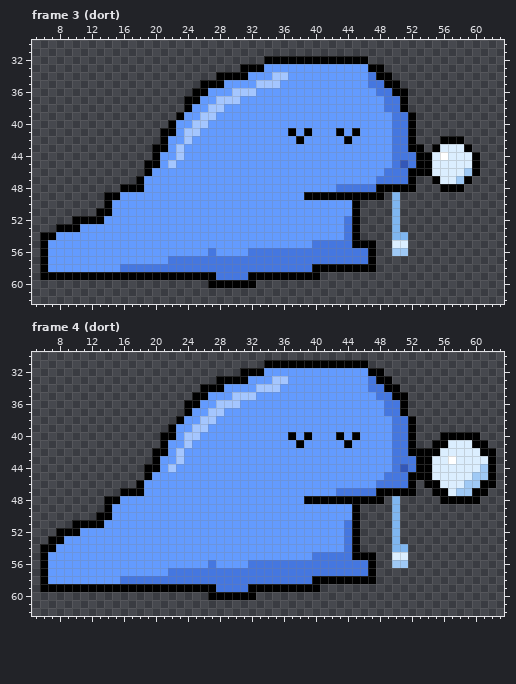
A pixel-art file gets an edit: animations/dort/dort.aseprite. The picture above is the old version.
64x64 pixels, 8 frames. Shown: frame 3 (dort): x 5..63, y 30..62; frame 4 (dort): x 5..63, y 30..62. The commit also changed other frames, which this record leaves out.
The same view after the edit:
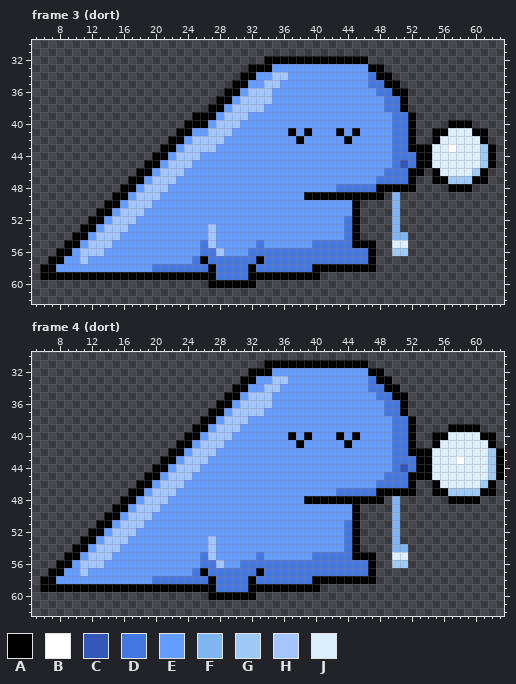
Palette (. is transparent): A #000000  B #ffffff  C #3357b8  D #4577e0  E #639bff  F #7fb6f0  G #9fc9f5  H #a4c6ff  J #dbeeff
Change:
Frame 3 (dort):
y 33: x 31 A -> .; x 34 E -> A
y 34: x 28..30 AAA -> ...; x 32 E -> A
y 35: x 26..31 AAAEEE -> ....AA; x 33 H -> E
y 36: x 25..31 AAEEEHH -> ....AAE; x 33..34 EE -> HH
y 37: x 24..34 AAEEHHHEEEE -> ....AAEHHHH
y 38: x 24..28 AEEHH -> ...AA; x 30..33 EEEE -> HHHH
y 39: x 23..27 AEEHH -> ..AAA; x 29..31 EEE -> HHH
y 40: x 22..26 AEEHH -> ..AAA; x 28..30 EEE -> HHH; x 57..59 ... -> AAA
y 41: x 21..25 AAEHH -> ..AAE; x 27..29 EEE -> HHH; x 55..61 ....... -> AAJJJAA
y 42: x 21..28 AEEHEEEE -> .AAEHHHH; x 55..61 .AAA... -> AJJJJJA
y 43: x 20 A -> .; x 22..27 EHEEEE -> AEHHHH; x 54..55 .A -> AJ; x 57 J -> B; x 59..62 A... -> JJGA
y 44: x 21 E -> A; x 24..25 EE -> HH; x 56 B -> J; x 60..62 A.. -> JGA
y 45: x 23..24 EE -> HH; x 60..62 A.. -> JGA
y 46: x 18 . -> A; x 21..23 EEE -> HHH; x 54..55 AJ -> .A; x 59..61 GA. -> JGA
y 47: x 17 . -> A; x 20..22 EEE -> HHH; x 56..57 JJ -> AG; x 59..61 A.. -> GAA
y 48: x 18..21 AEEE -> EHHH; x 56 A -> .; x 59 . -> A
y 49: x 14 A -> .; x 16 E -> A; x 18..20 EEE -> HHH
y 50: x 15 E -> A; x 17..19 EEE -> HHH
y 51: x 16..18 EEE -> HHH
y 52: x 10..11 AA -> ..; x 15..17 EEE -> HHH
y 53: x 8..12 AAAEE -> ...AA; x 14..16 EEE -> HHH; x 27 E -> H
y 54: x 6..11 AAEEEE -> ....AA; x 13..15 EEE -> HHH; x 27 E -> H
y 55: x 6..10 AEEEE -> ...AA; x 12..14 EEE -> HHH; x 26..27 EE -> DH; x 33 E -> D
y 56: x 6..9 AEEE -> ..AA; x 11..13 EEE -> HHH; x 26 E -> D; x 28 E -> H
y 57: x 6..8 AEE -> .AA; x 11 E -> H; x 22..24 DDD -> EEE; x 26 D -> A; x 33 D -> A
y 58: x 7 E -> A; x 16..19 DDDD -> EEEE; x 27 D -> A; x 32 D -> A
Frame 4 (dort):
y 32: x 31 A -> .; x 34 E -> A
y 33: x 28..30 AAA -> ...; x 32 E -> A
y 34: x 26..31 AAAEEE -> ....AA; x 33 H -> E
y 35: x 25..31 AAEEEHH -> ....AAE; x 33..34 EE -> HH
y 36: x 24..34 AAEEHHHEEEE -> ....AAEHHHH
y 37: x 24..28 AEEHH -> ...AA; x 30..33 EEEE -> HHHH
y 38: x 23..27 AEEHH -> ...AA; x 29..31 EEE -> HHH
y 39: x 22..26 AEEHH -> ...AA; x 28..30 EEE -> HHH; x 57..60 .... -> AAAA
y 40: x 21..25 AAEHH -> ...AA; x 27..29 EEE -> HHH; x 55 . -> A; x 57..62 AAAA.. -> JJJJAA
y 41: x 21..24 AEEH -> ..AA; x 26..28 EEE -> HHH; x 56 A -> J; x 60..62 AA. -> JJA
y 42: x 20..23 AAEH -> ..AA; x 25..27 EEE -> HHH; x 55 A -> J; x 61..63 AA. -> JGA
y 43: x 20..26 AEEHEEE -> .AAEHHH; x 57..58 BJ -> JB; x 62..63 A. -> GA
y 44: x 19 A -> .; x 21..25 EHEEE -> AEHHH; x 61..63 GA. -> JGA
y 45: x 20 E -> A; x 22..24 EEE -> HHH; x 60..63 GGA. -> JJGA
y 46: x 19 E -> A; x 21..23 EEE -> HHH; x 54 A -> .; x 59..61 GGA -> JJG
y 47: x 16 A -> .; x 20..22 EEE -> HHH; x 57 J -> G; x 60 A -> G; x 62 . -> A
y 48: x 14..17 AAEE -> ..AA; x 19..21 EEE -> HHH; x 56 A -> .
y 49: x 14..16 AEE -> .AA; x 18..20 EEE -> HHH
y 50: x 13 A -> .; x 15 E -> A; x 17..19 EEE -> HHH
y 51: x 10..12 AAA -> ...; x 14 E -> A; x 16..18 EEE -> HHH
y 52: x 8..13 AAAEEE -> ....AA; x 15..17 EEE -> HHH
y 53: x 7..12 AAEEEE -> ....AA; x 14..16 EEE -> HHH; x 27 E -> H
y 54: x 6..11 AAEEEE -> ....AA; x 13..15 EEE -> HHH; x 27 E -> H
y 55: x 6..10 AEEEE -> ...AA; x 12..14 EEE -> HHH; x 26..27 EE -> DH; x 33 E -> D
y 56: x 6..9 AEEE -> ..AA; x 11..13 EEE -> HHH; x 26 E -> D; x 28 E -> H; x 31 E -> D
y 57: x 6..8 AEE -> .AA; x 11 E -> H; x 22..24 DDD -> EEE; x 26 D -> A; x 33 D -> A
y 58: x 7 E -> A; x 16..19 DDDD -> EEEE; x 27 D -> A; x 32 D -> A
